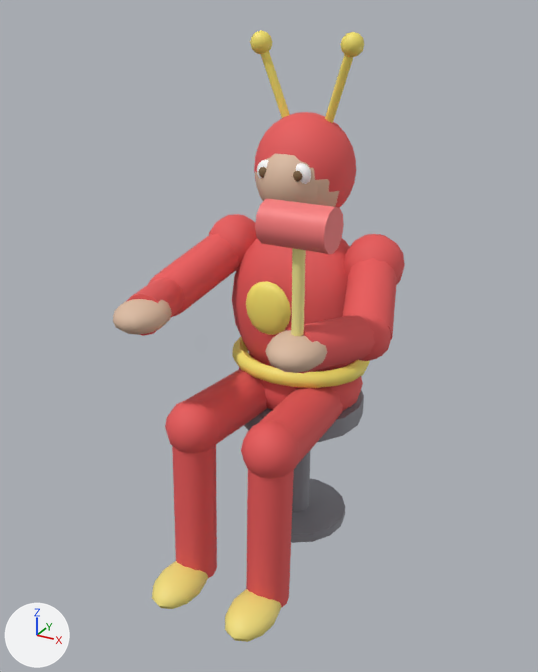
The glTF model Assets/Models/Heroi.glb as it was, and as the next commit left it.
One viewpoint serves both versions: a 50 mm camera at (0.908, -1.846, 1.542) aimed at (0.005, -0.204, 0.721). Arrows for +X, +Y and +Z are at lower left; the lights stay in place. The first picture is the older version. Vertices at exactly the same position are counted once.

Script lines for the objects in view, before the commit:
```python
me_heroi = bpy.data.meshes.new('Heroi')
me_heroi.from_pydata(...)  # 2884 vertices, 5612 faces; spans x -0.365..0.365, y -0.605..0.2, z -0.001..1.49
me_heroi.materials.append(mat_banco_cinza)  # grey #898990
me_heroi.materials.append(mat_her_roupa)  # red #ea5959
me_heroi.materials.append(mat_her_bota)  # yellow #f3e17c
me_heroi.materials.append(mat_her_pele)  # beige #ddbca2
me_heroi.materials.append(mat_olho_branco)  # white #ffffff
me_heroi.materials.append(mat_her_pupila)  # brown #7c613f
me_heroi.materials.append(mat_her_boca)  # pink #bc6c6c
me_heroi.materials.append(mat_her_amarelo)  # yellow #f9e76c
me_heroi.materials.append(mat_her_cabo)  # yellow #f9ed95
me_heroi.materials.append(mat_her_martelo)  # red #f97c7c
ob_heroi = bpy.data.objects.new('Heroi', me_heroi)
ob_heroi.location = (0.0, 0.0, 0.0)
```
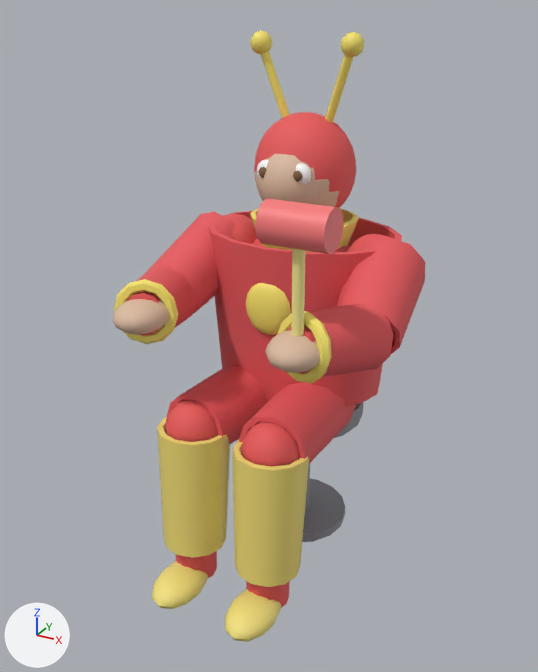
Changed parts and their boxes (x1, y1, x2, y2) in the pictures (538 x 672 px):
'Heroi', reshaped (7% wider)
    before: (113, 30, 405, 642)
    after: (113, 30, 425, 642)
part 1 of me_heroi, added
    after: (114, 208, 425, 587)

The change, as a list of edits to the scene's bpy script:
```text
Add mat_her_algodao:
    mat_her_algodao = principled_material('Her_Algodao')
    mat_her_algodao.base_color = (0.8, 0.1, 0.11)  # red #e7595d
    mat_her_algodao.roughness = 0.72
Add mat_her_couro:
    mat_her_couro = principled_material('Her_Couro')
    mat_her_couro.base_color = (0.88, 0.72, 0.18)  # yellow #f1dd76
    mat_her_couro.roughness = 0.45
Change me_heroi:
    used by ob_heroi; location = (0.0, 0.0, 0.0)
    remove me_heroi.from_pydata(...)  # 2884 vertices, 5612 faces; spans x -0.365..0.365, y -0.605..0.2, z -0.001..1.49
    add me_heroi.from_pydata(...)  # 3508 vertices, 6860 faces; spans x -0.385..0.385, y -0.605..0.214, z -0.001..1.49
    me_heroi part 1: 624 vertices added at x -0.385..0.385, y -0.51..0.214, z 0.135..1.012
    add me_heroi.materials.append(mat_her_algodao)  # red #e7595d
    add me_heroi.materials.append(mat_her_couro)  # yellow #f1dd76
```
